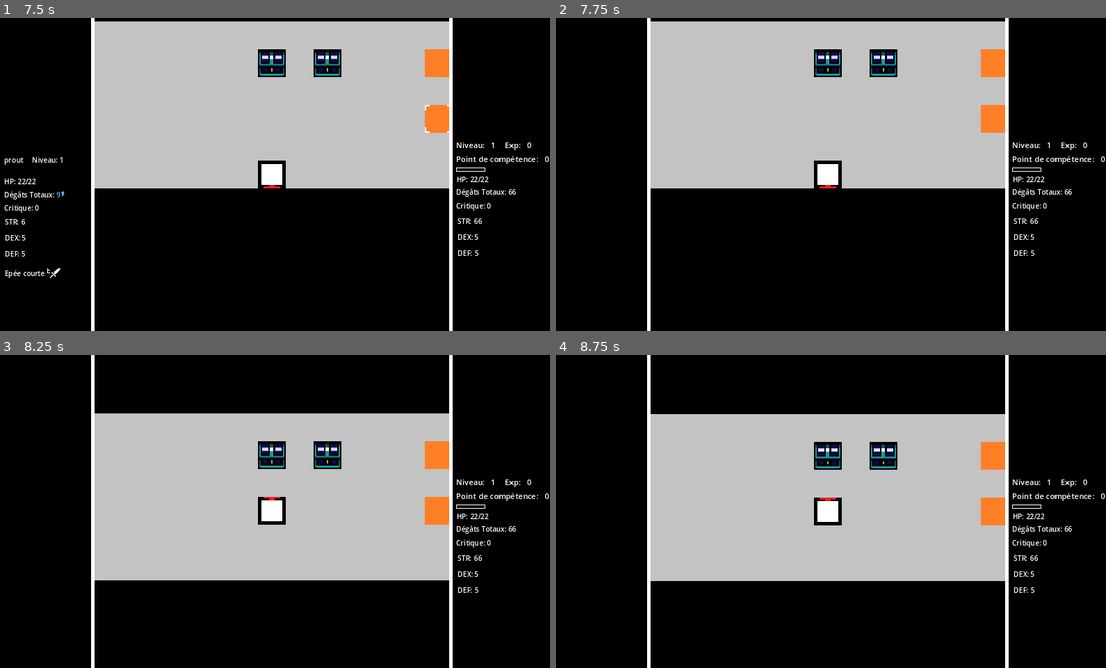
Above: before the commit, frames 1-4 (two rows, left to right).
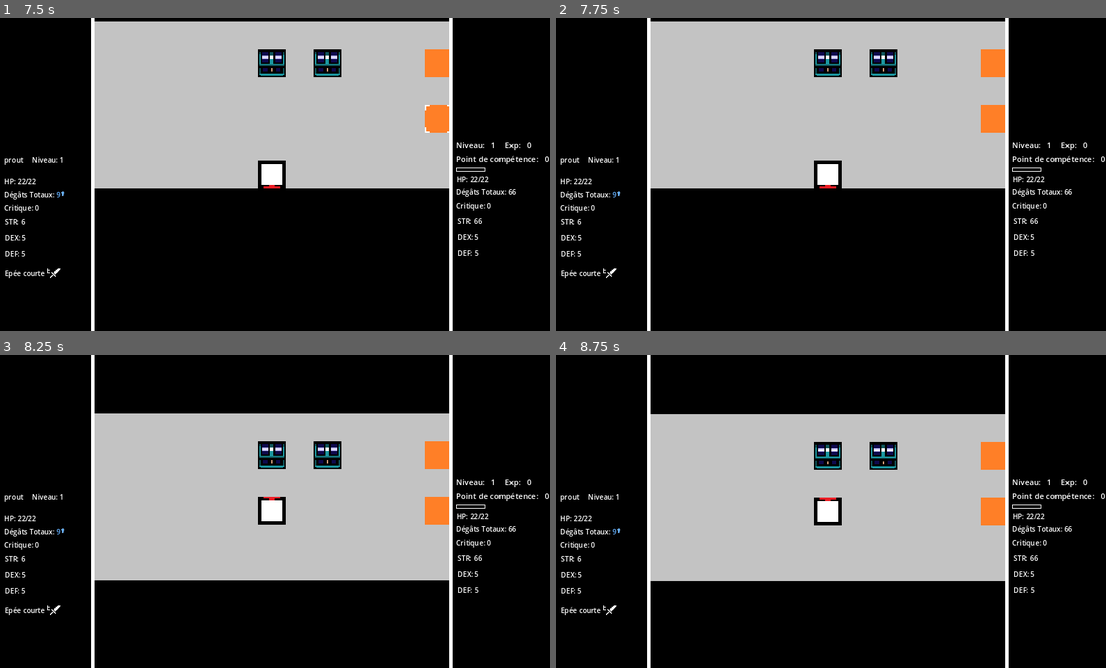
Above: after the commit, the same moments.

Repository: Deklou/Donjon_Not_Finale
Game: Godot game, scene res://root.tscn
Two runs of this game, one before a commit and one after it. Both use one fixed random seed, a clock stepped at 60 frames per second and the inputs below.
Inputs (mouse positions are in pixels of both pictures, inside the frame that each line leads up to):
- Up to frame 1 (7.5 s): click "Commencer" at 0.5 s; click "Attaquer" at 1.25 s; tap Enter at 2, 3.5, 5 s; drag from (440, 174) to (77, 118) at 2.02 s; tap Space at 2.75, 4.25, 5.75 s; drag from (440, 118) to (77, 118) at 2.77 s; move the mouse to (330, 105) at 3.52 s; hold D (right) 3.53-4.25 s; click (330, 105) at 3.67 s; drag from (242, 237) to (214, 118) at 4.27 s; move the mouse to (440, 221) at 5.02 s; hold A (left) 5.03-5.75 s; click (440, 221) at 5.17 s; drag from (104, 127) to (440, 174) at 5.77 s; move the mouse to (297, 174) at 6.52 s; hold S (down) 6.53-7.25 s; click (297, 174) at 6.67 s; drag from (187, 96) to (440, 118) at 7.27 s
- Up to frame 2 (7.75 s): no input
- Up to frame 3 (8.25 s): move the mouse to (396, 495) at 8.02 s; hold W (up) from 8.03 s (still down); click (396, 495) at 8.17 s
- Up to frame 4 (8.75 s): keep holding W (up)

Frame 1 is identical in both runs. In frame 2, 0.5% of the frame differs, in the area x 0-12%, y 44-84%; in frame 3, 0.5%; in frame 4, 0.5%.

Commit message:
refonte script entitiestate

Diff:
--- a/Autoload/Audio_Manager.gd
+++ b/Autoload/Audio_Manager.gd
@@ -3,4 +3,4 @@
 #Script qui se charge de tout l'audio du jeu
 
 func _ready():
-	pass # Replace with function body.
+	return
--- a/Autoload/Entities_State.gd
+++ b/Autoload/Entities_State.gd
@@ -1,9 +1,10 @@
 extends Node
 
-signal update_stats #signal utilisé dès que l'on veut mettre à jour les stats
-signal visible_enemy_UI #signal envoyé quand on souhaite rendre visible l'interface ennemi
-signal update_enemy_UI #signal pour mettre à jour l'interface des ennemis
-signal enemy_inventory_UI #affiche l'inventaire ennemi
+signal show_enemy_UI #signal envoyé quand on souhaite rendre visible l'interface ennemi
+signal hide_enemy_UI #cache le profil de l'ennemi
+signal hide_UI #cache l'entièreté de l'interface utilisateur
+signal show_enemy_inventory_UI #affiche l'inventaire ennemi
+signal hide_enemy_inventory_UI #masque l'inventaire ennemi
 signal show_selector_UI(position) #affiche le selecteur
 signal hide_selector_UI #cache le selecteur
 
@@ -11,12 +12,15 @@
 var selected_id : String = "" #identifiant dont on se sert pour afficher l'interface de l'ennemi
 var enemy_id : String = "" #identifirant dont on se sert pour calculer les dégâts
 var enemy_can_be_attacked_id : String = "" #identifiant de l'ennemi qui peut être attaqué par le joueur
-var enemy_can_be_attacked_position : Vector2 #Position de l'ennemi qui peut être attaqué
+var enemy_can_be_attacked_position : Vector2 = Vector2(0,0) #Position de l'ennemi qui peut être attaqué
 
 var enemy_triggered_list = [] #liste des ennemis qui ciblent le joueur
 var enemy_turn_ended_list = [] #liste des ennemis qui ont déjà agi
 
-#script qui se charge de tous les états des entités du jeu
+var Root = null
+var Root_instance = null
+
+##################### CHOIX ACTION ENNEMI #####################
 
 func take_enemy_action(): #fonction qui choisit la prochaine action de l'ennemi
 	Inventory._load_enemy_inventory_UI() #On charge l'interface à chaqué début de tour
@@ -29,7 +33,6 @@
 						if GameData.Item[item_name].Sous_Type == "Soin":
 							if GameData.enemy_stats[enemy_id].MAX_HP - GameData.enemy_stats[enemy_id].HP >= GameData.Item[item_name].Value:
 								Inventory._use_enemy_item(item_name)
-								#GameState.enemy_turn_end()
 								EntitiesState.enemy_turn_ended_list.append(enemy_id)
 
 		if enemy_id not in enemy_turn_ended_list:
@@ -40,9 +43,9 @@
 				GameData.player_HP_buffer = GameData.player_HP + min(-1,GameData.player_DEF - GameData.enemy_stats[EntitiesState.enemy_id].MT)
 				Logs._log_entity_deal_damage("Player",entity_name)
 			StatsSystem.update_stats()
-			#update_stats.emit() #envoi du signal vers Player_Profil_UI
-			#GameState.enemy_turn_end()
 			EntitiesState.enemy_turn_ended_list.append(enemy_id)
+
+##################### DEGATS JOUEUR ET ENNEMI #####################
 
 func take_damage_to_enemy(entity_name: String, _dummy_id: String): #fonction pour calculer les dégâts reçus par un ennemi
 	if randf() < GameData.player_CRT/float(100):
@@ -51,16 +54,16 @@
 	else:
 		GameData.enemy_stats[EntitiesState.enemy_id].HP = GameData.enemy_stats[EntitiesState.enemy_id].HP + min(-1,GameData.enemy_stats[EntitiesState.enemy_id].DEF - GameData.player_MT)
 		Logs._log_entity_deal_damage("Enemy",entity_name)
-	#EntitiesState.enemy_id = dummy_id
 	StatsSystem.update_stats()
-	update_stats.emit() #envoi du signal vers Player_Profil_UI
-	update_enemy_UI.emit() #envoi du signal vers Enemy_Profil_UI
+
+
+##################### SELECTION #####################
 
 func enemy_selected(position : Vector2):
 	Inventory._load_enemy_inventory_UI() ##On charge l'interface à dès qu'on souhaite afficher les informations de l'ennemi
-	visible_enemy_UI.emit() #envoi du signal vers Enemy_Profil_UI
-	update_enemy_UI.emit() #envoi du signal vers Enemy_Profil_UI
-	enemy_inventory_UI.emit() #vers Enemy Inventory UI
+	StatsSystem.update_stats()
+	show_enemy_UI.emit() #envoi du signal vers Enemy_Profil_UI
+	show_enemy_inventory_UI.emit() #vers Enemy Inventory UI
 	show_selector_UI.emit(position) #vers selector_UI
 
 func enemy_is_deselected():
@@ -68,10 +71,26 @@
 	StatsSystem.enemy_death.emit() #vers enemy_inventory_ui
 	StatsSystem.hide_inventory_UI.emit() #vers enemy_inventory_ui
 
+
+##################### MORT #####################
+
+func player_is_dead():
+	Root = get_tree().root
+	Root_instance = preload("res://Menu/game_over.tscn").instantiate()
+	Root.add_child(Root_instance)
+	hide_UI.emit() #Vers user_interface
+	return
+
 func enemy_is_dead(dummy_id: String) -> bool: #retourne si l'état est présent, et quel état
 	return enemy_states.has(dummy_id) and enemy_states[dummy_id]
 
 func enemy_death(dummy_id : String):
+	EntitiesState.enemy_states[EntitiesState.enemy_id] = true #sert de check pour le process dans la scène de l'ennemi
+	EntitiesState.enemy_is_deselected()
+	hide_enemy_UI.emit() #envoi du signal vers Enemy_Profil_UI
+	hide_enemy_inventory_UI.emit() #vers enemy_inventory_ui
 	XpSystem.gain_xp()
 	GameData.enemy_stats.erase(dummy_id) #Une fois qu'on a supprimé l'ennemi du niveau, on supprime sa clé et valeur dans le dictionnaire de stats
 	GameData.enemy_inventory.erase(dummy_id) #Une fois qu'on a supprimé l'ennemi du niveau, on supprime son inventaire
+	GameData.enemy_defeated +=1
+	EntitiesState.selected_id = ""
--- a/Autoload/Game_State.gd
+++ b/Autoload/Game_State.gd
@@ -31,7 +31,6 @@
 #Player
 
 var player_position : Vector2 #position du joueur
-
 var ending_triggered : bool = false #fin relative à la demo
 
 #Player interface down
@@ -66,7 +65,6 @@
 	show_attack_button.emit() #envoi à interface down
 	show_mvt_act_stats.emit() #envoi vers Player_profil_UI
 	StatsSystem.update_stats()
-	EntitiesState.update_stats.emit()
 
 func enemy_turn_end():
 	if GameState.is_ennemy_turn == true:
@@ -75,4 +73,3 @@
 		GameData.player_current_movement_point = GameData.player_MAX_movement_point
 		GameData.player_current_action_point = GameData.player_MAX_action_point
 	StatsSystem.update_stats()
-	EntitiesState.update_stats.emit()
--- a/Autoload/Stats_system.gd
+++ b/Autoload/Stats_system.gd
@@ -4,11 +4,7 @@
 signal update_enemy_stats #signal utilisé dès que l'on veut mettre à jour les stats de l'ennemi
 signal enemy_death #signal pour avertir de la mort de l'ennemi
 
-signal hide_UI #cache l'entièreté de l'interface utilisateur
 signal hide_inventory_UI
-
-var Root = null
-var Root_instance = null
 
 ########## A SUPPRIMER PLUS TARD ##########
 
@@ -35,11 +31,7 @@
 		if GameData.secret_triggered == true:
 			get_tree().change_scene_to_file("res://Menu/stats_screen.tscn")
 		else:
-			Root = get_tree().root
-			Root_instance = preload("res://Menu/game_over.tscn").instantiate()
-			Root.add_child(Root_instance)
-			hide_UI.emit() #Vers user_interface
-			return
+			EntitiesState.player_is_dead()
 
 	if GameState.weapon_equipped == true:
 		GameData.player_MT = GameData.player_STR + GameData.Item[GameState.weapon_equipped_name].Value[0]
@@ -65,12 +57,7 @@
 	GameData.enemy_DEF = GameData.enemy_DEF_buffer
 
 	if EntitiesState.enemy_id in GameData.enemy_stats and GameData.enemy_stats[EntitiesState.enemy_id].HP < 1 and EntitiesState.enemy_id not in EntitiesState.enemy_states:
-		EntitiesState.enemy_states[EntitiesState.enemy_id] = true
-		EntitiesState.selected_id = ""
-		EntitiesState.enemy_is_deselected()
-		enemy_death.emit() #envoi du signal vers Enemy_Profil_UI
-		hide_inventory_UI.emit() #vers enemy_inventory_ui
-		GameData.enemy_defeated +=1
+		EntitiesState.enemy_death(EntitiesState.enemy_id)
 
 	if "Libération" in Inventory.inventory and libération == false:
 		GameData.legendary_weapon_acquired += 1
--- a/Entities/Enemy/static_enemy.gd
+++ b/Entities/Enemy/static_enemy.gd
@@ -97,7 +97,6 @@
 
 func _process(_delta):
 	if EntitiesState.enemy_is_dead(dummy_id): #Si l'ennemi est vaincu
-		EntitiesState.enemy_death(dummy_id)
 		$".".queue_free()
 		return
 
--- a/UI/Enemy_Inventory_UI.gd
+++ b/UI/Enemy_Inventory_UI.gd
@@ -4,8 +4,8 @@
 
 func _ready():
 	Inventory.update_enemy_inventory_UI.connect(update_enemy_inventory)
-	EntitiesState.enemy_inventory_UI.connect(show_enemy_inventory)
-	StatsSystem.hide_inventory_UI.connect(hide_enemy_inventory)
+	EntitiesState.show_enemy_inventory_UI.connect(show_enemy_inventory)
+	EntitiesState.hide_enemy_inventory_UI.connect(hide_enemy_inventory)
 
 func show_enemy_inventory():
 	$".".visible = true
--- a/UI/Enemy_Profil_UI.gd
+++ b/UI/Enemy_Profil_UI.gd
@@ -19,10 +19,9 @@
 @onready var CRT_Arrow_Up : TextureRect = $Enemy_Calculated_Stats/HBoxContainer_CRT/Arrow_Up
 
 func _ready():
-	EntitiesState.visible_enemy_UI.connect(show_enemy_UI)
 	StatsSystem.update_enemy_stats.connect(update_enemy_UI)
-	StatsSystem.enemy_death.connect(hide_enemy_UI)
-	EntitiesState.update_enemy_UI.connect(update_enemy_UI)
+	EntitiesState.show_enemy_UI.connect(show_enemy_UI)
+	EntitiesState.hide_enemy_UI.connect(hide_enemy_UI)
 
 func update_enemy_UI():
 	if EntitiesState.selected_id in GameData.enemy_stats:
--- a/UI/Player_Profil_UI.gd
+++ b/UI/Player_Profil_UI.gd
@@ -59,8 +59,7 @@
 @onready var CRT_Arrow_Up : TextureRect = $Player_Calculated_Stats/HBoxContainer_CRT/Arrow_Up
 
 func _ready():
-	EntitiesState.update_stats.connect(update_player_UI) #dès qu'on met à jour les stats d'une entité, on met à jour l'interface
-	StatsSystem.update_player_stats.connect(update_player_UI)
+	StatsSystem.update_player_stats.connect(update_player_UI) #dès qu'on met à jour les stats d'une entité, on met à jour l'interface
 	XpSystem.UI_stat_button.connect(stat_modifier)
 	GameState.show_mvt_act_stats.connect(update_player_UI)
 	update_player_UI()
--- a/UI/user_interface.gd
+++ b/UI/user_interface.gd
@@ -2,7 +2,7 @@
 
 
 func _ready():
-	StatsSystem.hide_UI.connect(hide_UI)
+	EntitiesState.hide_UI.connect(hide_UI)
 
 func hide_UI():
 	$".".visible = false
